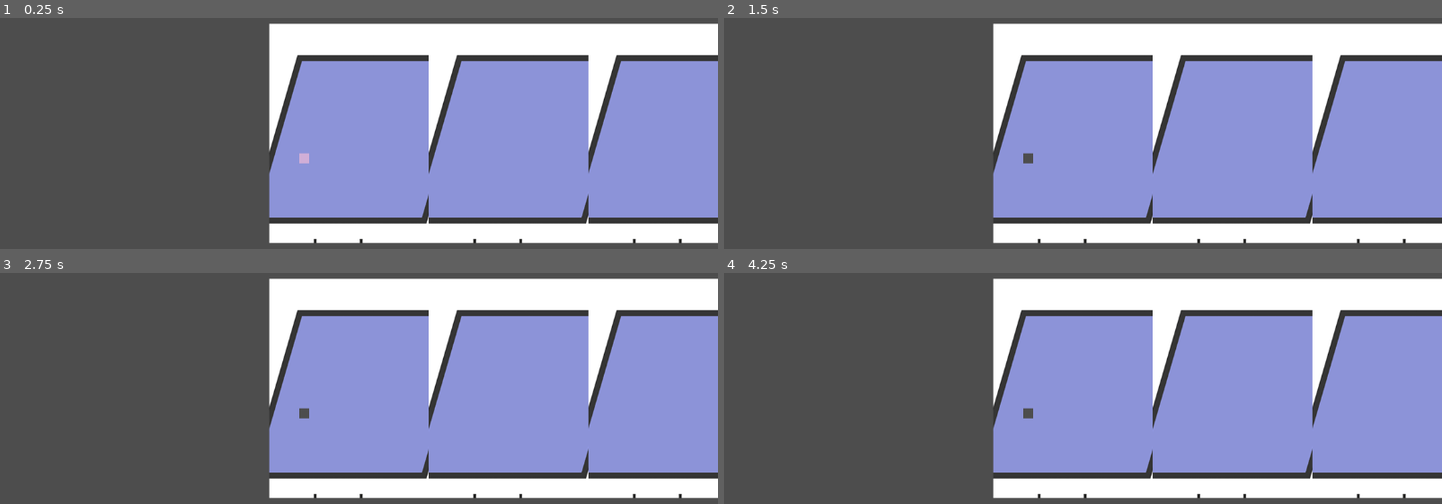
Above: before the commit, frames 1-4 (two rows, left to right).
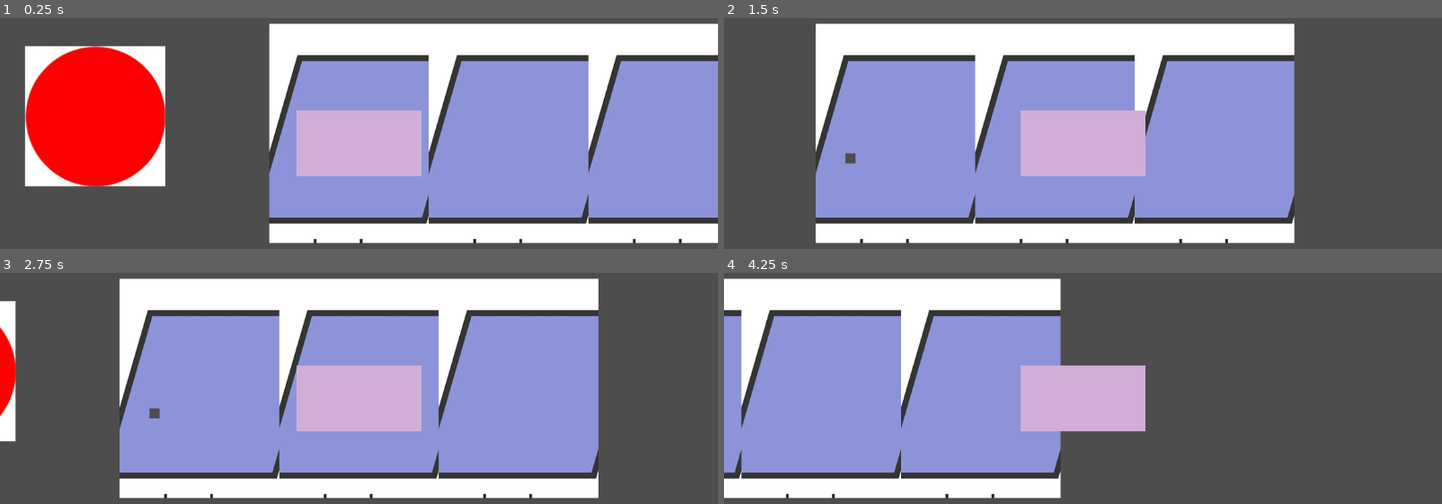
Above: after the commit, the same moments.

Repository: SakthivelanPandy/CamJam2025
Game: Godot game, scene res://scenes/game.tscn
Two runs of this game, one before a commit and one after it. Both use one fixed random seed, a clock stepped at 60 frames per second and the inputs below.
Inputs:
- Up to frame 1 (0.25 s): no input
- Up to frame 2 (1.5 s): tap Enter (ui_accept) at 0.5, 0.77 s; hold Right (ui_right) from 0.53 s (still down)
- Up to frame 3 (2.75 s): tap Enter (ui_accept) at 1.52 s; release Right (ui_right) at 2.03 s; hold Left (ui_left) from 2.03 s (still down)
- Up to frame 4 (4.25 s): release Left (ui_left) at 2.78 s; hold Right (ui_right) from 2.78 s (still down); tap Enter (ui_accept) at 3.02, 3.77 s

The runs differ from the first frame. In frame 1, 17% of the frame differs, in the area x 3-59%, y 12-74%; in frame 2, 50%; in frame 3, 45%; in frame 4, 86%, in the area x 0-100%, y 2-98%.

Commit message:
change order

Diff:
--- a/scenes/game.tscn
+++ b/scenes/game.tscn
@@ -1,7 +1,8 @@
-[gd_scene load_steps=5 format=4 uid="uid://cu7i07kk6r2b4"]
+[gd_scene load_steps=6 format=4 uid="uid://cu7i07kk6r2b4"]
 
 [ext_resource type="PackedScene" uid="uid://cekpla2ei26xj" path="res://scenes/player.tscn" id="1_m6tli"]
 [ext_resource type="Texture2D" uid="uid://g7dbrm1tfsan" path="res://assets/rectangles.png" id="2_3ym20"]
+[ext_resource type="PackedScene" path="res://scenes/apple.tscn" id="3_evuhy"]
 
 [sub_resource type="TileSetAtlasSource" id="TileSetAtlasSource_3d5ie"]
 texture = ExtResource("2_3ym20")
@@ -4510,11 +4511,15 @@
 sources/0 = SubResource("TileSetAtlasSource_3d5ie")
 
 [node name="Game" type="Node2D"]
-
-[node name="Player" parent="." instance=ExtResource("1_m6tli")]
-
-[node name="Camera2D" type="Camera2D" parent="."]
+position = Vector2(18, 0)
 
 [node name="TileMapLayer" type="TileMapLayer" parent="."]
 tile_map_data = PackedByteArray("AAD3//T/AAAMACIAAAD3//X/AAAMACMAAAD3//b/AAAMACQAAAD3//f/AAAMACUAAAD3//j/AAAMACYAAAD3// …(16800 unchanged characters)…
 tile_set = SubResource("TileSet_wk5sn")
+
+[node name="Apple" parent="." instance=ExtResource("3_evuhy")]
+position = Vector2(-423, -43)
+
+[node name="Player" parent="." instance=ExtResource("1_m6tli")]
+
+[node name="Camera2D" type="Camera2D" parent="Player"]
--- a/scenes/game_manager.gd
+++ b/scenes/game_manager.gd
@@ -7,7 +7,8 @@
 		ingredient.connect("collected", Callable(self, "_on_ingredient_collected"))
 
 func _on_ingredient_collected(ingredient_name):
-	print(ingredient_name + " was collected!")  # Handle ingredient logic here
+	# Do something noticeable
+	$Player.queue_free()
 
 # Called every frame. 'delta' is the elapsed time since the previous frame.
 func _process(delta: float) -> void:
--- a/scenes/player.tscn
+++ b/scenes/player.tscn
@@ -25,7 +25,6 @@
 	if velocity.length() > 0:
 		velocity = velocity.normalized() * SPEED
 		position += velocity * delta
-
 "
 
 [sub_resource type="AtlasTexture" id="AtlasTexture_1tq0w"]
